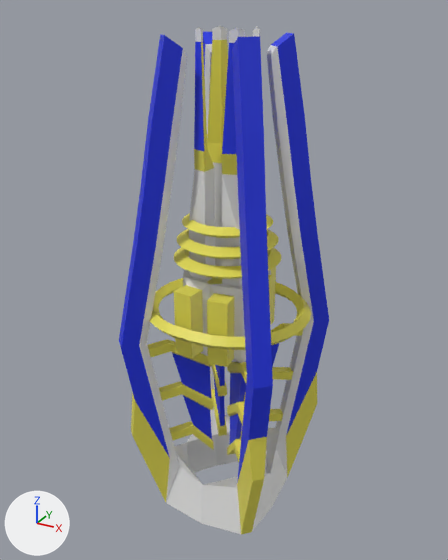
Two versions of the Blender file devsrc/blender_files/jdeivid/ruina/v2/rei_launcher.blend, one commit apart.
Rendered twice from a 50 mm lens placed at (30.0, -55.3, 34.7), pointed at (-0.7, 0.5, 6.8). Arrows for +X, +Y and +Z are at lower left; the lights stay in place. The first picture is the older version.

The first picture shows 'rei_launcher'.
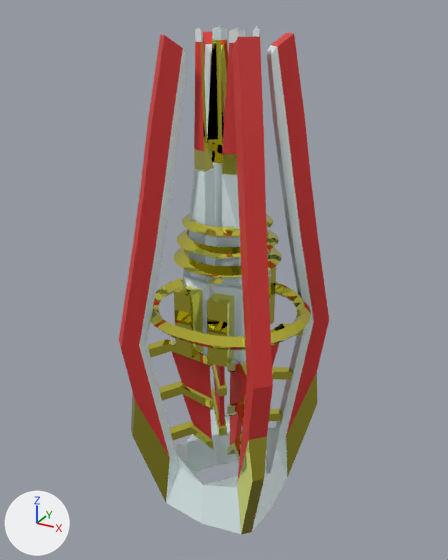
What differs and where, as boxes [x1, y1, x2, y2] in the pictures (448 x 560 px):
```json
{"object": "rei_launcher", "change": "surface changed, recoloured", "before": [119, 27, 329, 534], "after": [119, 27, 329, 534]}
{"part": 1, "of": "me_c_rocketlauncher", "change": "recoloured", "before": [119, 32, 329, 483], "after": [119, 32, 329, 483], "on screen": "blue to red"}
{"part": 2, "of": "me_c_rocketlauncher", "change": "surface changed", "before": [119, 32, 329, 483], "after": [119, 32, 329, 483], "on screen": "blue to red"}
```

Edits to the scene script, one JSON object a line:
```json
{"op": "add", "block": "img_c_invasion_wrangler_laser_png", "code": ["img_c_invasion_wrangler_laser_png = load_image('c_invasion_wrangler_laser.png', '../c_invasion_wrangler_laser.png', 16, 16, 'sRGB')"]}
{"op": "add", "block": "img_painted_wood_01_png", "code": ["img_painted_wood_01_png = load_image('painted_wood_01.png', '../painted_wood_01.png', 512, 512, 'sRGB')"]}
{"op": "remove", "block": "mat_painted_wood_01", "code": "mat_painted_wood_01.base_color = (0.8, 0.8, 0.8)  # white #e7e7e7"}
{"op": "add", "block": "mat_painted_wood_01", "code": "mat_painted_wood_01.texture = img_painted_wood_01_png"}
{"op": "add", "block": "mat_c_invasion_wrangler_laser", "code": ["mat_c_invasion_wrangler_laser = principled_material('c_invasion_wrangler_laser')", "mat_c_invasion_wrangler_laser.texture = img_c_invasion_wrangler_laser_png  # with its transparency"]}
{"op": "add", "block": "mat_gold_player", "code": ["mat_gold_player = principled_material('gold_player')", "mat_gold_player.base_color = (0.8, 0.736, 0.0871)  # yellow #e7df53", "mat_gold_player.metallic = 1.0", "mat_gold_player.roughness = 0.0"]}
{"block": "me_c_rocketlauncher", "where": "me_c_rocketlauncher.from_pydata(...)  # 278 vertices, 280 faces; spans x -9.4..0.0, y 0.0..9.4, z -23.1..33.1"}
{"block": "me_c_rocketlauncher", "where": "# used by ob_rei_launcher; location = (0.0, 0.0, 0.0)"}
{"block": "me_c_rocketlauncher", "change": "me_c_rocketlauncher part 1: all 26 faces that had it switch from mat_blue_001 (blue #1c33e7) to mat_c_invasion_wrangler_laser (picture img_c_invasion_wrangler_laser_png)"}
{"block": "me_c_rocketlauncher", "change": "me_c_rocketlauncher part 2: texture (UV) coordinates of 26 of 280 faces, centred in x -8.3..-1.5, y 1.5..8.3, z -11.6..31.8, changed; they spanned u -1.89..4.55, v -0.71..2.3 and now span u 0.03..0.15, v 0.31..0.69"}
{"op": "remove", "block": "me_c_rocketlauncher", "code": "me_c_rocketlauncher.materials.append(mat_c_frying_pan_gold_001)  # yellow #e7df53"}
{"op": "add", "block": "me_c_rocketlauncher", "code": "me_c_rocketlauncher.materials.append(mat_gold_player)  # yellow #e7df53"}
```
